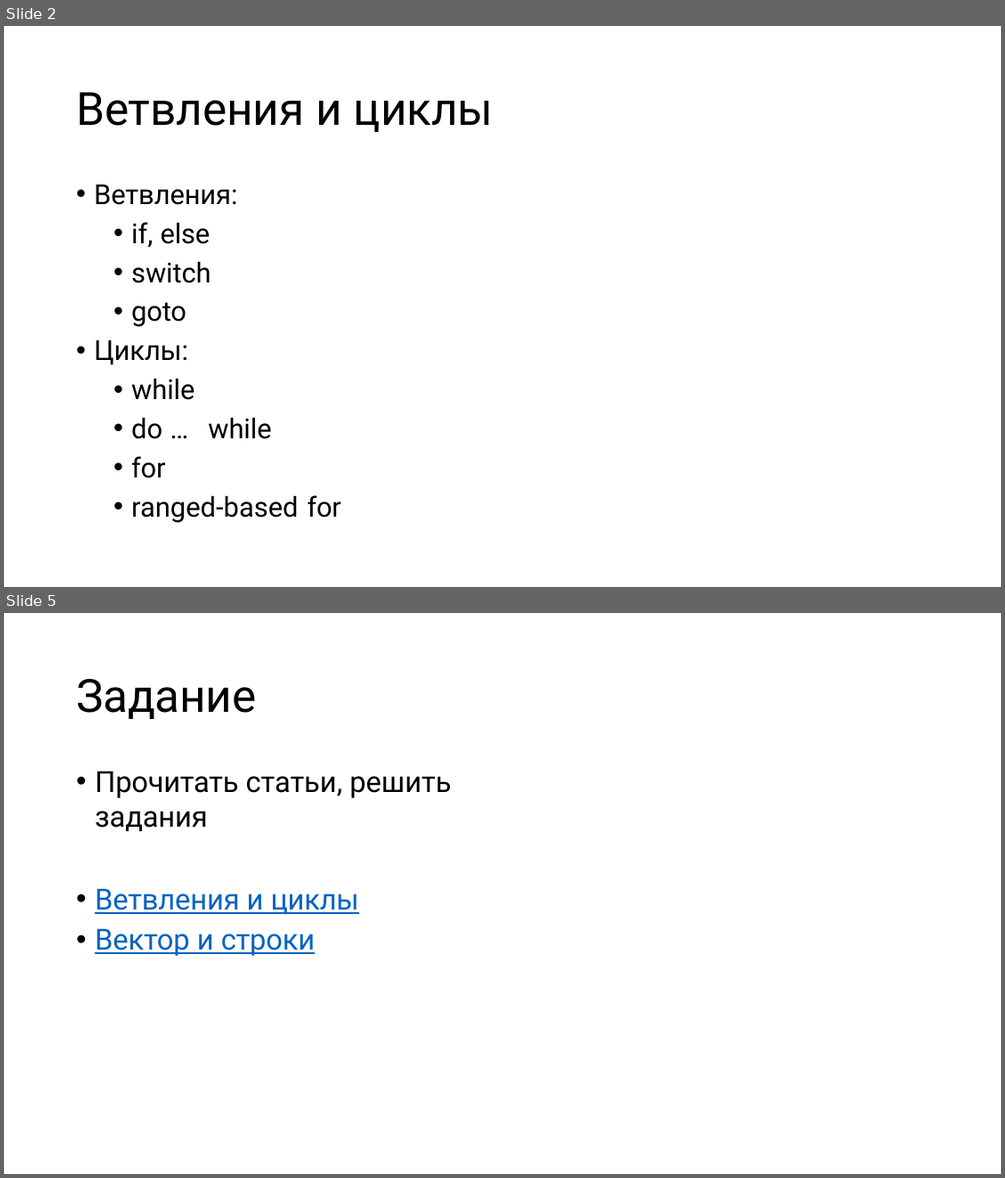
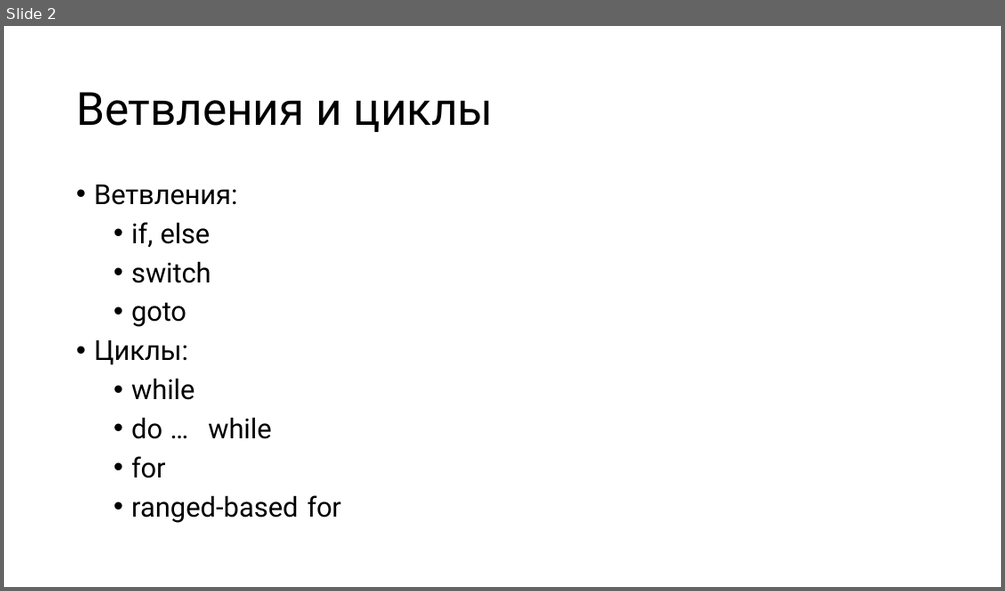
Before and after one commit to kostya2709/C_Plus_Plus_seminars, a slide deck: fall/sem_2_basics/presentations/Семинар_2_basics.pptx. Shown one above the other, each under a label of ours: slides 2 and 5 before the commit, slide 2 after it; the slides between them are not shown. The pictures are 1005x1178 and 1005x591 pixels, drawn with LibreOffice and Linux fonts; fonts in the diff are those of the drawing. Boxes give left, top, right and bottom in pixels: in the first picture for what was removed or moved away, otherwise in the second. Text is boxed around its words. In the diff, an @@ line names an element or a change of style, - is before the commit and + after.

```diff
--- a/fall/sem_2_basics/presentations/Семинар_2_basics.pptx
+++ b/fall/sem_2_basics/presentations/Семинар_2_basics.pptx
@@ slide 5 removed at (x1=4, y1=613, x2=1001, y2=1174), background #FFFFFF @@
@@ title removed at (x1=76, y1=679, x2=256, y2=719) @@
-Задание
@@ text removed at (x1=95, y1=771, x2=451, y2=956) @@
-• Прочитать статьи, решить задания
-• Ветвления и циклы
-• Вектор и строки
```
Also in this commit, not shown: 1 slide changed, 14 other slides removed, 1 other file.
